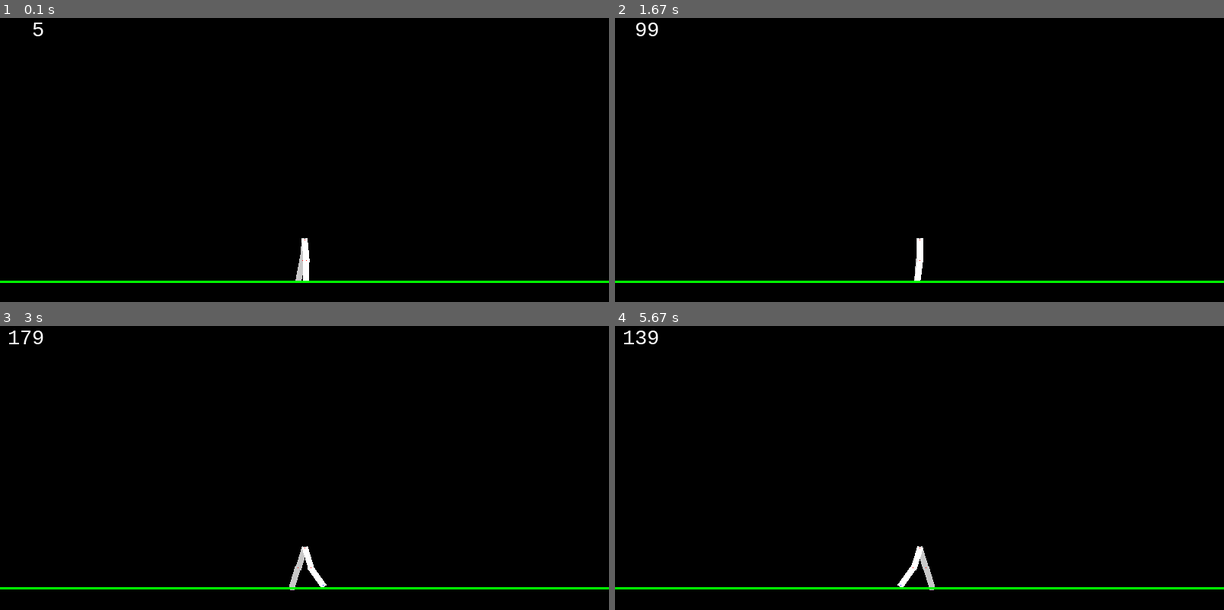
Above: before the commit, frames 1-4 (two rows, left to right).
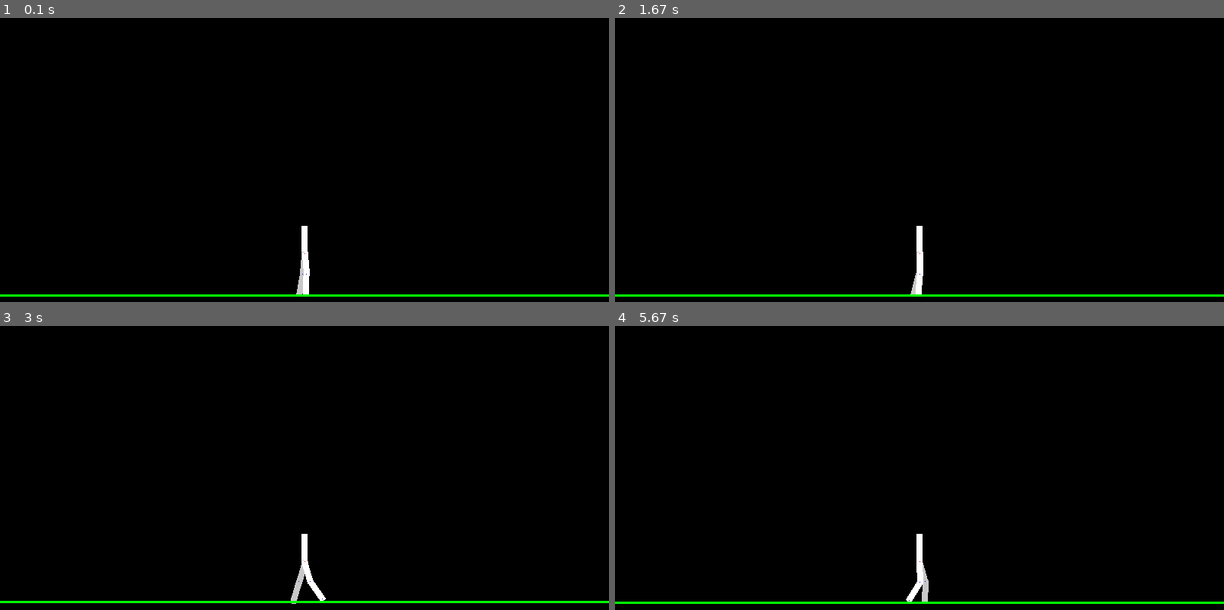
Above: after the commit, the same moments.

Repository: AaronLi/Pygame-Keyframe-Animations
Game: pygame game, started from runTest.py
The game is run twice, just before and just after one commit, with the same random seed, the same clock (stepped at 60 frames per second) and the same inputs.
Inputs:
- Up to frame 1 (0.1 s): no input
- Up to frame 2 (1.67 s): hold Shift 0.33-0.8 s; hold D 0.33-0.8 s; hold Shift 0.83-1.3 s; hold D 0.83-1.3 s
- Up to frame 3 (3 s): hold D 2.33-2.8 s; hold A from 2.83 s (still down)
- Up to frame 4 (5.67 s): release A at 3.37 s; hold S 3.4-3.7 s; hold A 3.73-4.13 s; hold W 4.17-4.53 s; hold D 4.57-5.2 s; hold S 5.23-5.6 s; hold A from 5.63 s (still down)

The runs differ from the first frame. In frame 1, 1.8% of the frame differs, in the area x 0-100%, y 1-99%; in frame 2, 1.9%; in frame 3, 2.2%, in the area x 0-100%, y 1-98%; in frame 4, 2.2%.

Commit message:
The body,  for connecting all your limbs

Diff:
--- /dev/null
+++ b/Body.py
@@ -0,0 +1,76 @@
+from rotateMain import rotateBlit, _sind, _cosd, _atand
+from math import hypot
+class Body:
+    def __init__(self, sprite, x, y):
+        self.limbs = {}
+        self.rotation = 0
+        self.sprite = sprite
+        self.x = x
+        self.y = y
+        self.parent_limb = None
+        self.drawing_limbs = []
+        self.animation_limbs = {}
+        self.animations = {}
+        self.current_animation = ''
+        self.changeTimer= -60
+        self.oldAnimation = None
+        self.nextAnimation = None
+        self.wasTransitioning = False
+        self.animationOffset = 0
+        self.timer = 0
+    def add_limb(self, limb, position, alias):
+        '''
+position is relative to center of body
+'''
+        limb.parent_limb = self
+        self.limbs[limb] = position
+        self.animation_limbs[alias] = limb
+    def draw(self, surface):
+        rotateBlit(surface,self.sprite, (self.x, self.y), (self.sprite.get_width()/2, self.sprite.get_height()/2), self.rotation)
+        for i in self.drawing_limbs:
+            i.draw(surface)
+        for i in self.limbs:
+            i.draw(surface)
+    def update(self, timer):
+        self.timer = timer
+        animationSet = self.animations[self.current_animation]
+        for l in self.animation_limbs:
+            posData, doneSwitch = self.animations[self.current_animation][l].transition(self.animations[self.nextAnimation][l], self.changeTimer-self.animationOffset, self.timer-self.animationOffset, 30)
+            if doneSwitch:
+                if doneSwitch and self.wasTransitioning:
+                    self.current_animation = self.nextAnimation
+                    self.wasTransitioning = False
+                    self.animationOffset = self.timer
+                    break
+                self.animation_limbs[l].rotation = self.animations[self.current_animation][l].current_position(self.timer-self.animationOffset)[0]
+            else:
+                self.animation_limbs[l].rotation = posData[0]
+    def set_animation(self, nextAnimationName):
+        if self.current_animation != nextAnimationName and nextAnimationName != self.nextAnimation\
+     and not self.wasTransitioning:
+            self.changeTimer = self.timer
+            self.oldAnimation = self.current_animation
+            self.nextAnimation = nextAnimationName
+            self.wasTransitioning = True
+    def add_draw_limb(self, limb, alias):
+        self.drawing_limbs.append(limb)
+        self.animation_limbs[alias] = limb
+    def get_tip_pos(self, calling_limb, integer = False):
+        limbPos = self.limbs[calling_limb]
+        pointDist = hypot(limbPos[0], limbPos[1])
+        angleRel = _atand(limbPos[1], limbPos[0])
+        xOut, yOut = self.x, self.y
+        xOut+=pointDist*_cosd(-(self.rotation+angleRel))
+        yOut+=pointDist*_sind(-(self.rotation+angleRel))
+        return xOut, yOut
+    def get_rotation(self):
+        return self.rotation-270
+    def add_animation_set(self, animationName, animationSet):
+        '''
+animationSet should be in the style animationSet[limbAlias:animation]
+'''
+        self.animations[animationName] = animationSet
+    def set_facing(self, left = False):
+        if not self.wasTransitioning:
+            for i in self.animation_limbs.values():
+                i.reflect= left
--- a/Limb.py
+++ b/Limb.py
@@ -10,7 +10,7 @@
         self.parent_limb = None
         self.rotatePoint = rotatePoint
         self.reflect = False
-    def get_tip_pos(self, integer = False):
+    def get_tip_pos(self, calling_limb= None, integer = False):
         tipX, tipY = self.get_pos()
         if self.reflect:
             tipX+=self.length*_cosd(180+self.get_rotation())
@@ -29,14 +29,14 @@
             else:
                 rotateBlit(surface, self.sprite, self.get_pos(), self.rotatePoint, self.get_rotation())
             surface.set_at(self.get_pos(True), (255,0,0))
-            surface.set_at(self.get_tip_pos(True), (0,0,255))
+            surface.set_at(self.get_tip_pos(self, True), (0,0,255))
         else:
             if self.reflect:
                 rotateBlit(surface, self.sprite, self.get_pos(), self.rotatePoint, 180-self.get_rotation())
             else:
                 rotateBlit(surface, self.sprite, self.get_pos(), self.rotatePoint, self.get_rotation())
             surface.set_at(self.get_pos(True), (255,0,0))
-            surface.set_at(self.get_tip_pos(True), (0,0,255))
+            surface.set_at(self.get_tip_pos(self, True), (0,0,255))
     def get_rotation(self):
         rotOut = self.rotation
         limb = self.parent_limb
@@ -52,7 +52,7 @@
             else:
                 return x, y
         else:
-            x, y = self.parent_limb.get_tip_pos()
+            x, y = self.parent_limb.get_tip_pos(self)
             if integer:
                 return int(x), int(y)
             else:
--- /dev/null
+++ b/keyframes/running/lowerLegL.txt
@@ -0,0 +1,7 @@
+0 -5
+10 0
+15 -5
+20 -20
+25 -35
+10 -35
+50 -5
--- /dev/null
+++ b/keyframes/running/lowerLegR.txt
@@ -0,0 +1,7 @@
+25 -5
+35 0
+40 -5
+45 -20
+0 -35
+15 -35
+25 -5
--- /dev/null
+++ b/keyframes/running/upperLegL.txt
@@ -0,0 +1,3 @@
+0 310
+25 230
+50 310
--- /dev/null
+++ b/keyframes/running/upperLegR.txt
@@ -0,0 +1,3 @@
+0 230
+25 310
+50 230
--- /dev/null
+++ b/keyframes/standing/lowerLegL.txt
@@ -0,0 +1,3 @@
+0 -5
+100 -15
+200 -5
--- /dev/null
+++ b/keyframes/standing/lowerLegR.txt
@@ -0,0 +1,3 @@
+0 -5
+100 -15
+200 -5
--- /dev/null
+++ b/keyframes/standing/upperLegL.txt
@@ -0,0 +1,3 @@
+0 275
+100 285
+200 275
--- /dev/null
+++ b/keyframes/standing/upperLegR.txt
@@ -0,0 +1,3 @@
+0 265
+100 260
+200 265
--- a/runTest.py
+++ b/runTest.py
@@ -1,13 +1,17 @@
 from pygame import *
-from rotateMain import rotateBlit, _sind, _cosd
+from rotateMain import rotateBlit, _sind, _cosd, _atand
 from Limb import Limb
 from keyframelist import KeyFrame, KeyFrameList
+import glob
+from Body import Body
 screen = display.set_mode((800,600))
 running = True
 legSpriteR = Surface((32,8),SRCALPHA)
 legSpriteL = Surface((32,8),SRCALPHA)
 legSpriteR.fill((200,200,200))
 legSpriteL.fill((255,255,255))
+bodySprite = Surface((36,8), SRCALPHA)
+bodySprite.fill((255,255,255))
 font.init()
 aFont = font.SysFont('Consolas',30)
 
@@ -19,49 +23,40 @@
 lowerLegR = Limb(0,0,0,28,legSpriteR, (2,4))
 lowerLegR.parent_limb = upperLegR
 
-upperLegKeyframesWalkingR = KeyFrameList().load_from_file(open('keyframes/walking/upperLegWalkingR.txt'))
-upperLegKeyframesWalkingL = KeyFrameList().load_from_file(open('keyframes/walking/upperLegWalkingL.txt'))
-lowerLegKeyframesWalkingR = KeyFrameList().load_from_file(open('keyframes/walking/lowerLegWalkingR.txt'))
-lowerLegKeyframesWalkingL = KeyFrameList().load_from_file(open('keyframes/walking/lowerLegWalkingL.txt'))
+
+body = Body(bodySprite, 400,300)
+body.add_limb(upperLegR, (18,0), 'upperLegR')
+body.add_limb(upperLegL, (18,0), 'upperLegL')
+body.add_draw_limb(lowerLegR, 'lowerLegR')
+body.add_draw_limb(lowerLegL, 'lowerLegL')
+body.rotation = 270
+body.set_animation('standing')
+upperLegKeyframesWalkingR = KeyFrameList().load_from_file(open('keyframes/walking/upperLegR.txt'))
+upperLegKeyframesWalkingL = KeyFrameList().load_from_file(open('keyframes/walking/upperLegL.txt'))
+lowerLegKeyframesWalkingR = KeyFrameList().load_from_file(open('keyframes/walking/lowerLegR.txt'))
+lowerLegKeyframesWalkingL = KeyFrameList().load_from_file(open('keyframes/walking/lowerLegL.txt'))
 
 upperLegKeyframesCrouchingL = KeyFrameList().load_from_file(open('keyframes/crouching/upperLegCrouchingL.txt'))
 upperLegKeyframesCrouchingR = KeyFrameList().load_from_file(open('keyframes/crouching/upperLegCrouchingR.txt'))
 lowerLegKeyframesCrouchingL = KeyFrameList().load_from_file(open('keyframes/crouching/lowerLegCrouchingL.txt'))
 lowerLegKeyframesCrouchingR = KeyFrameList().load_from_file(open('keyframes/crouching/lowerLegCrouchingR.txt'))
 
-upperLegStandingL = KeyFrameList()
-upperLegStandingL.add_keyframe(KeyFrame(0,275))
-upperLegStandingL.add_keyframe(KeyFrame(100,285))
-upperLegStandingL.add_keyframe(KeyFrame(200,275))
+upperLegStandingL = KeyFrameList().load_from_file(open('keyframes/standing/upperLegL.txt'))
+upperLegStandingR = KeyFrameList().load_from_file(open('keyframes/standing/upperLegR.txt'))
+lowerLegStandingL = KeyFrameList().load_from_file(open('keyframes/standing/lowerLegL.txt'))
+lowerLegStandingR = KeyFrameList().load_from_file(open('keyframes/standing/lowerLegR.txt'))
 
-upperLegStandingR = KeyFrameList()
-upperLegStandingR.add_keyframe(KeyFrame(0,265))
-upperLegStandingR.add_keyframe(KeyFrame(100,260))
-upperLegStandingR.add_keyframe(KeyFrame(200,265))
+upperLegRunningL = KeyFrameList().load_from_file(open('keyframes/running/upperLegL.txt'))
+upperLegRunningR = KeyFrameList().load_from_file(open('keyframes/running/upperLegR.txt'))
+lowerLegRunningL = KeyFrameList().load_from_file(open('keyframes/running/lowerLegL.txt'))
+lowerLegRunningR = KeyFrameList().load_from_file(open('keyframes/running/lowerLegR.txt'))
 
-lowerLegStandingL = KeyFrameList()
-lowerLegStandingL.add_keyframe(KeyFrame(0,-5))
-lowerLegStandingL.add_keyframe(KeyFrame(100,-15))
-lowerLegStandingL.add_keyframe(KeyFrame(200,-5))
-
-lowerLegStandingR = KeyFrameList()
-lowerLegStandingR.add_keyframe(KeyFrame(0,-5))
-lowerLegStandingR.add_keyframe(KeyFrame(100,-15))
-lowerLegStandingR.add_keyframe(KeyFrame(200,-5))
-
-animations = [(upperLegKeyframesWalkingR,lowerLegKeyframesWalkingR, upperLegKeyframesWalkingL,lowerLegKeyframesWalkingL), (upperLegKeyframesCrouchingR,lowerLegKeyframesCrouchingR,upperLegKeyframesCrouchingL,lowerLegKeyframesCrouchingL), (upperLegStandingR, lowerLegStandingR, upperLegStandingL, lowerLegStandingL)]
-currentAnimation = animations[2]
-limbs = [upperLegR, lowerLegR, upperLegL, lowerLegL]
-oldAnimation = currentAnimation
-nextAnimation = currentAnimation
-timer = 0
-wasTransitioning = False
-changeTimer = -60
-animationOffset = 0
+body.add_animation_set('walking', {'upperLegL':upperLegKeyframesWalkingL, 'upperLegR':upperLegKeyframesWalkingR, 'lowerLegL':lowerLegKeyframesWalkingL, 'lowerLegR':lowerLegKeyframesWalkingR})
+body.add_animation_set('crouching', {'upperLegL':upperLegKeyframesCrouchingL, 'upperLegR':upperLegKeyframesCrouchingR, 'lowerLegL':lowerLegKeyframesCrouchingL, 'lowerLegR':lowerLegKeyframesCrouchingR})
+body.add_animation_set('standing', {'upperLegL':upperLegStandingL, 'upperLegR':upperLegStandingR, 'lowerLegL':lowerLegStandingL, 'lowerLegR':lowerLegStandingR})
+body.add_animation_set('running', {'upperLegL':upperLegRunningL, 'upperLegR':upperLegRunningR, 'lowerLegL':lowerLegRunningL, 'lowerLegR':lowerLegRunningR})
+body.current_animation = 'standing'
 clockity = time.Clock()
-WALKING = 0
-CROUCHING = 1
-STANDING = 2
 def set_animation(animationNumber):
     global changeTimer, oldAnimation, nextAnimation, wasTransitioning
     if currentAnimation != animations[animationNumber] and nextAnimation != animations[animationNumber]\
@@ -71,12 +66,8 @@
         nextAnimation = animations[animationNumber]
         wasTransitioning = True
         print('switch', timer-changeTimer, animationNumber)
-def set_facing(left=False):
-    global wasTransitioning
-    if not wasTransitioning:
-        for i in limbs:
-            i.reflect = left
-keysDown = [False for i in range(4)]
+keysDown = [False for i in range(5)]
+timer = 0
 while running:
     for e in event.get():
         if e.type==QUIT:
@@ -90,38 +81,27 @@
                 keysDown[2] = e.type==KEYDOWN
             elif e.key == K_w:
                 keysDown[3] = e.type==KEYDOWN
+            elif e.key == K_LSHIFT:
+                keysDown[4] = e.type==KEYDOWN
     if keysDown[0]:
-        #if currentAnimation != animations[WALKING] and nextAnimation != animations[WALKING]:
-            set_facing(left = True)
-            set_animation(WALKING)
+            body.set_facing(left = True)
+            body.set_animation('running' if keysDown[4] else 'walking')
+            #set_animation(RUNNING if keysDown[4] else WALKING)
     elif keysDown[1]:
-        #if currentAnimation != animations[WALKING] and nextAnimation != animations[WALKING]:
-            set_facing(left = False)
-            set_animation(WALKING)
+            body.set_facing(left = False)
+            body.set_animation('running' if keysDown[4] else 'walking')
     if keysDown[2]:
-        #if currentAnimation != animations[CROUCHING] and nextAnimation != animations[CROUCHING]:
-            set_animation(CROUCHING)
+            body.set_animation('crouching')
     if not any(keysDown):
-        set_animation(STANDING)
-    #print(changeTimer, currentAnimation == animations[0])
-    for a,l, n in zip(currentAnimation, limbs, nextAnimation):
-        posData, doneSwitch = a.transition(n, changeTimer-animationOffset, timer-animationOffset, 30)
-        if doneSwitch:
-            if doneSwitch and wasTransitioning:
-                #print('switch done', timer-changeTimer)
-                currentAnimation = nextAnimation
-                wasTransitioning = False
-                animationOffset = timer
-                break
-            l.rotation = a.current_position(timer-animationOffset)[0]
-        else:
-            l.rotation = posData[0]
+        body.set_animation('standing')
+    #body.rotation+=1
     screen.fill((0,0,0))
-    screen.blit(aFont.render('%3d'%(timer%200),True,(255,255,255)),(10,10))
-    for i in limbs:
-        i.draw(screen)
-    lowerLimb = max(lowerLegL.get_tip_pos()[1],lowerLegR.get_tip_pos()[1])
-    draw.line(screen,(0,255,0), (0,lowerLimb),(800,lowerLimb),3)
+    #screen.blit(aFont.render('%3d'%(timer%200),True,(255,255,255)),(10,10))
+    body.update(timer)
+    body.draw(screen)
+    lowerLimb = lowerLegL if lowerLegL.get_tip_pos()[1]>lowerLegR.get_tip_pos()[1] else lowerLegR
+    draw.line(screen,(0,255,0), (0,lowerLimb.get_tip_pos()[1]),(800,lowerLimb.get_tip_pos()[1]),3)
+    #draw.line(screen,(0,0,255), (lowerLimb.get_tip_pos()[0], 0),(lowerLimb.get_tip_pos()[0], 600),3)
     display.flip()
     timer+=1
     clockity.tick(60)
Renamed: keyframes/walking/lowerLegWalkingL.txt -> keyframes/walking/lowerLegL.txt
Renamed: keyframes/walking/lowerLegWalkingR.txt -> keyframes/walking/lowerLegR.txt
Renamed: keyframes/walking/upperLegWalkingL.txt -> keyframes/walking/upperLegL.txt
Renamed: keyframes/walking/upperLegWalkingR.txt -> keyframes/walking/upperLegR.txt
